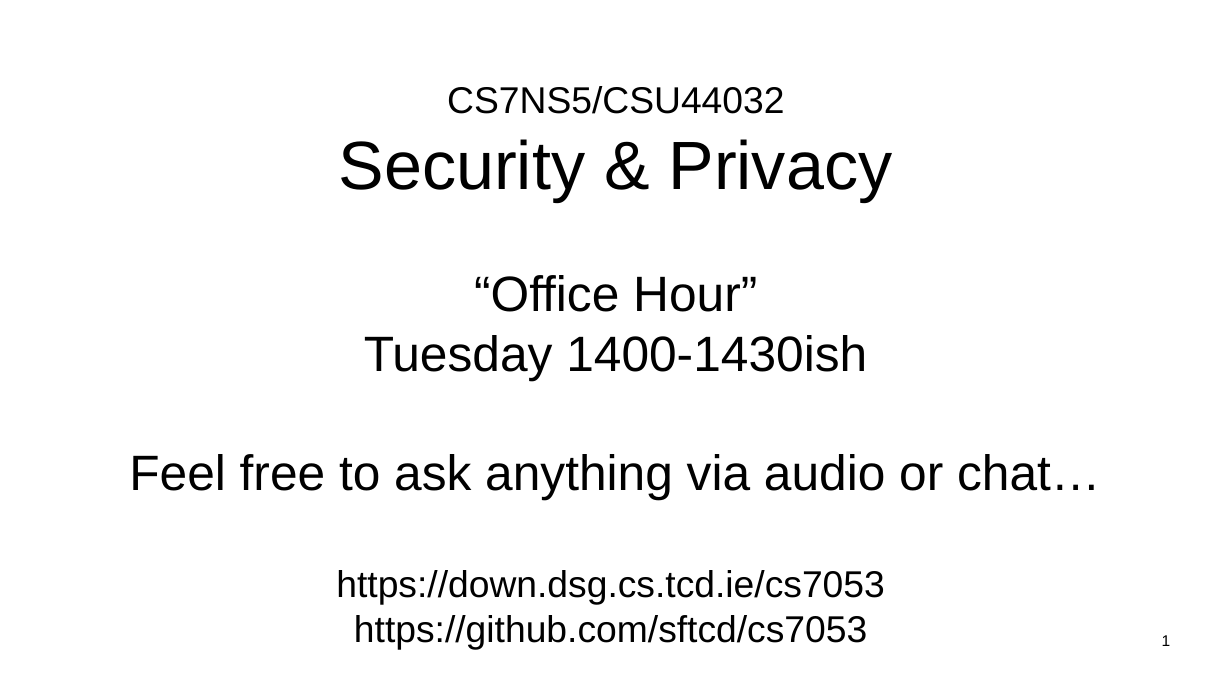
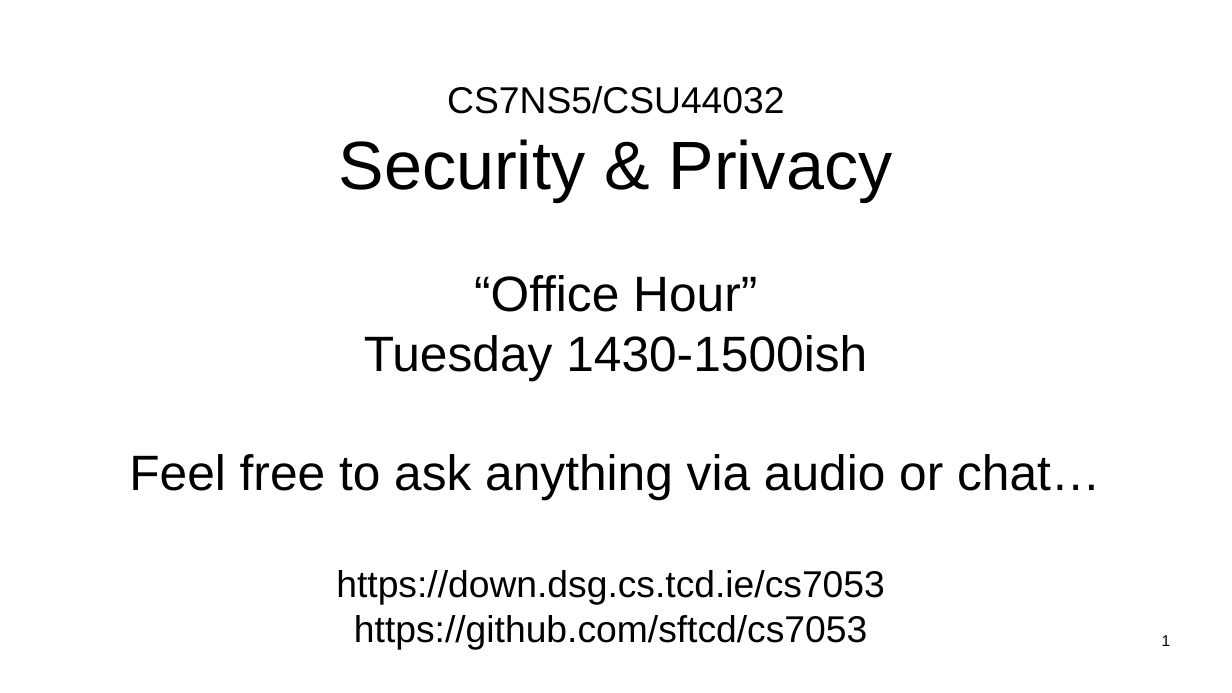
Before and after one commit to sftcd/cs7053, a slide deck: slide 1 of 2022lectures/office-hours.odp. Drawn at 1232x693 pixels with LibreOffice and Linux fonts; fonts in the diff are those of the drawing. Boxes give left, top, right and bottom in pixels: in the first picture for what was removed or moved away, otherwise in the second. Text is boxed around its words. In the diff, an @@ line names an element or a change of style, - is before the commit and + after.

Commit message:
end of lectures

```diff
--- a/2022lectures/office-hours.odp
+++ b/2022lectures/office-hours.odp
@@ subtitle at bbox=[364, 335, 867, 381]: text changed @@
-Tuesday 1400-1430ish
+Tuesday 1430-1500ish
```
Also in this commit, not shown: 2 other files.
